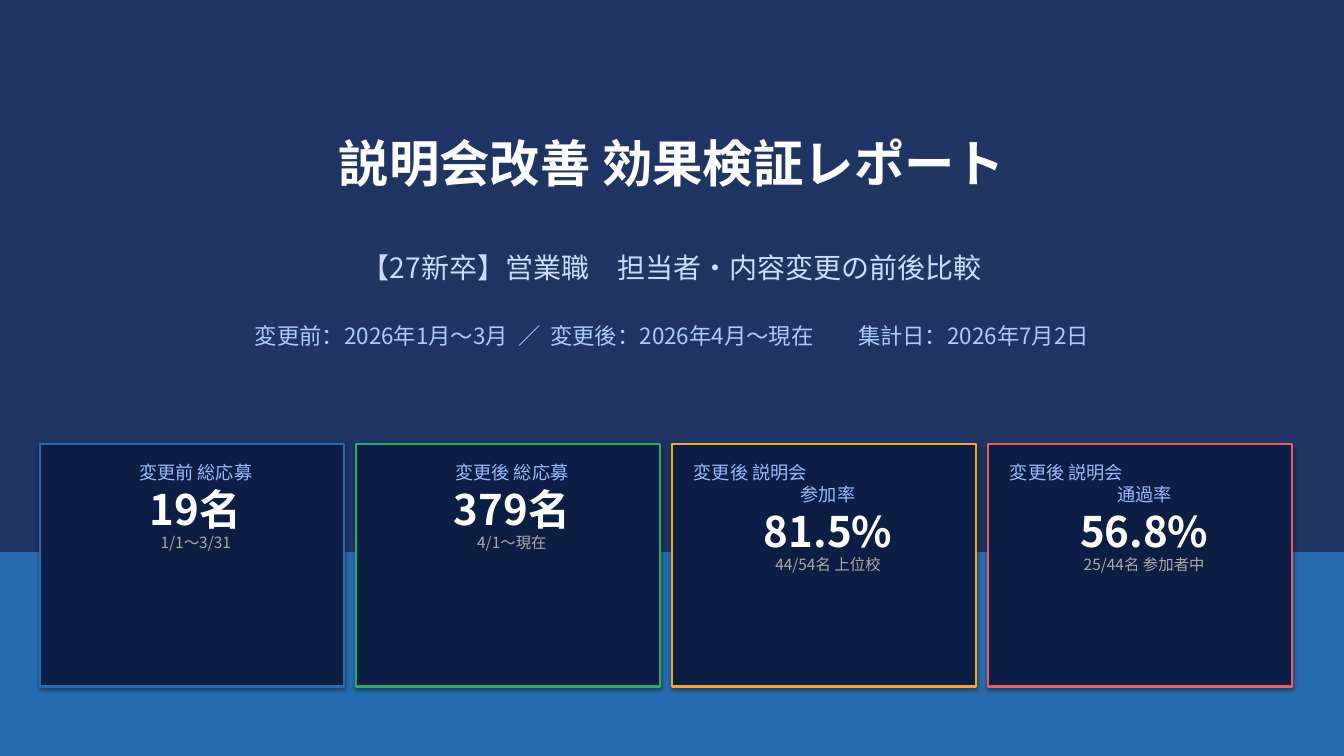
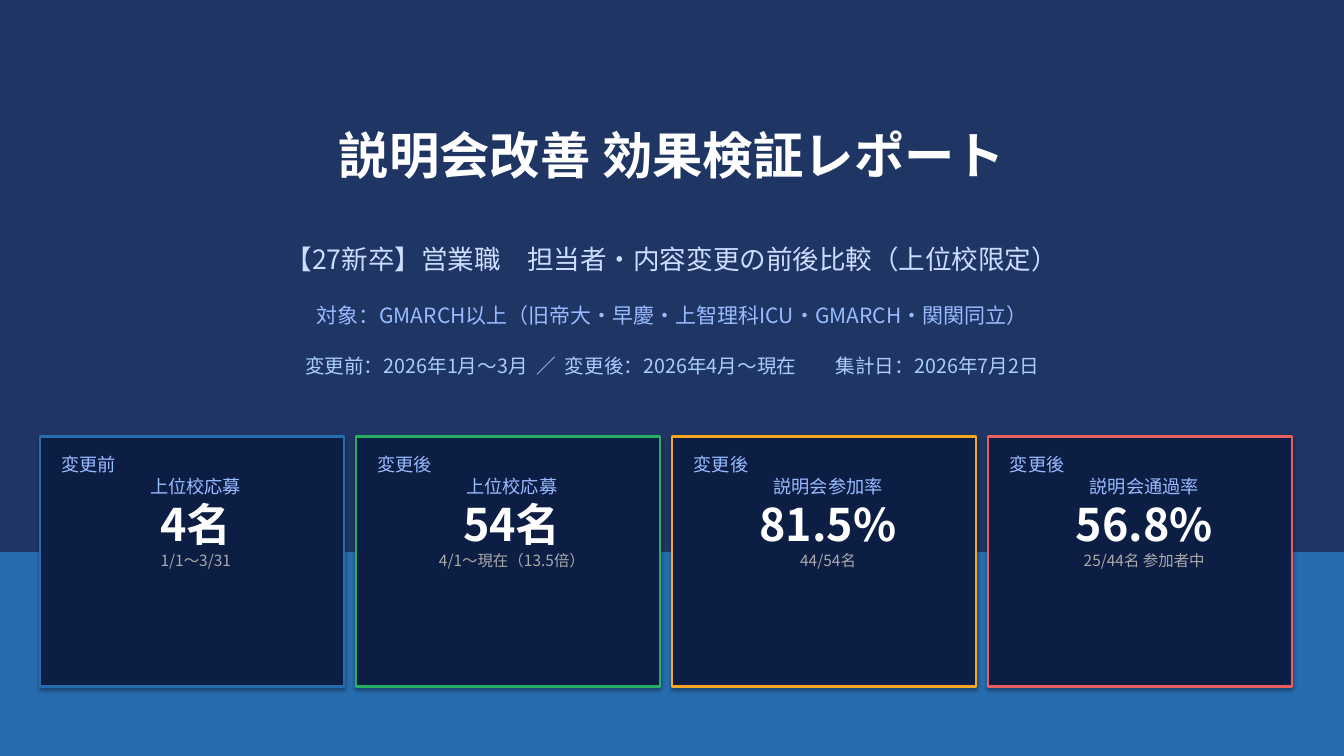
Before and after one commit to syoukaku007-star/daiki, a slide deck: slide 1 of 説明会改善効果検証レポート_2026.pptx. Drawn at 1344x756 pixels with LibreOffice and Linux fonts; fonts in the diff are those of the drawing. Boxes give left, top, right and bottom in pixels: in the first picture for what was removed or moved away, otherwise in the second. Text is boxed around its words. In the diff, an @@ line names an element or a change of style, - is before the commit and + after.

```diff
--- a/説明会改善効果検証レポート_2026.pptx
+++ b/説明会改善効果検証レポート_2026.pptx
@@ text "説明会改善 効果検証レポート": place and size @@
-text "説明会改善 効果検証レポート" at (339,138,1005,187)
+text "説明会改善 効果検証レポート" at (339,130,1005,179)
@@ text at (286,246,1058,272): text changed; size 20 to 19 pt @@
-【27新卒】営業職 担当者・内容変更の前後比較
+【27新卒】営業職 担当者・内容変更の前後比較（上位校限定）
@@ text added at (316,305,1027,325), 15 pt, text #99BBFF @@
+対象：GMARCH以上（旧帝大・早慶・上智理科ICU・GMARCH・関関同立）
@@ text "変更前：2026年1月〜3月 ／ 変更後：2026年4月〜現在 集計日：2026年7月2日": place and size @@
-text "変更前：2026年1月〜3月 ／ 変更後：2026年4月〜現在 集計日：2026年7月2日" at (255,325,1089,346)
+text "変更前：2026年1月〜3月 ／ 変更後：2026年4月〜現在 集計日：2026年7月2日" at (305,356,1039,375)
@@ text "変更前：2026年1月〜3月 ／ 変更後：2026年4月〜現在 集計日：2026年7月2日" at (305,356,1039,375): size 16 to 14 pt @@
@@ rectangle: place and size @@
-rectangle at (39,445,344,687)
+rectangle at (39,437,344,687)
@@ text "変更前 上位校応募": place and size @@
-text "変更前 上位校応募" at (139,463,252,551)
+text "変更前 上位校応募" at (61,455,241,569)
@@ rectangle: place and size @@
-rectangle at (356,445,660,687)
+rectangle at (356,437,660,687)
@@ rectangle: place and size @@
-rectangle at (673,445,977,687)
+rectangle at (673,437,977,687)
@@ text "変更後 説明会参加率": place and size @@
-text "変更後 説明会参加率" at (694,463,892,573)
+text "変更後 説明会参加率" at (694,455,896,569)
@@ rectangle: place and size @@
-rectangle at (988,445,1293,687)
+rectangle at (988,437,1293,687)
@@ text "変更後 説明会通過率": place and size @@
-text "変更後 説明会通過率" at (1010,463,1208,573)
+text "変更後 説明会通過率" at (1010,455,1213,569)
@@ text at (61,455,241,545): text changed @@
-変更前 総応募
-19名
+変更前
+上位校応募
+4名
@@ text at (378,455,585,569): text changed; size 13 to 11 pt; text colour #99BBFF to #AAAAAA @@
-変更後 総応募
-379名
-4/1〜現在
+変更後
+上位校応募
+54名
+4/1〜現在（13.5倍）
@@ text at (694,455,883,495): spaces changed @@
-変更後 説明会
-参加率
+変更後
+説明会参加率
@@ text at (1010,455,1199,495): spaces changed @@
-変更後 説明会
-通過率
+変更後
+説明会通過率
@@ text at (759,507,896,542): size 30 to 32 pt in "81.5%" @@
@@ text at (1076,507,1213,542): size 30 to 32 pt in "56.8%" @@
@@ text at (800,553,856,569): text changed @@
-44/54名 上位校
+44/54名
```
Also in this commit, not shown: 6 other slides changed, 1 slide added.
